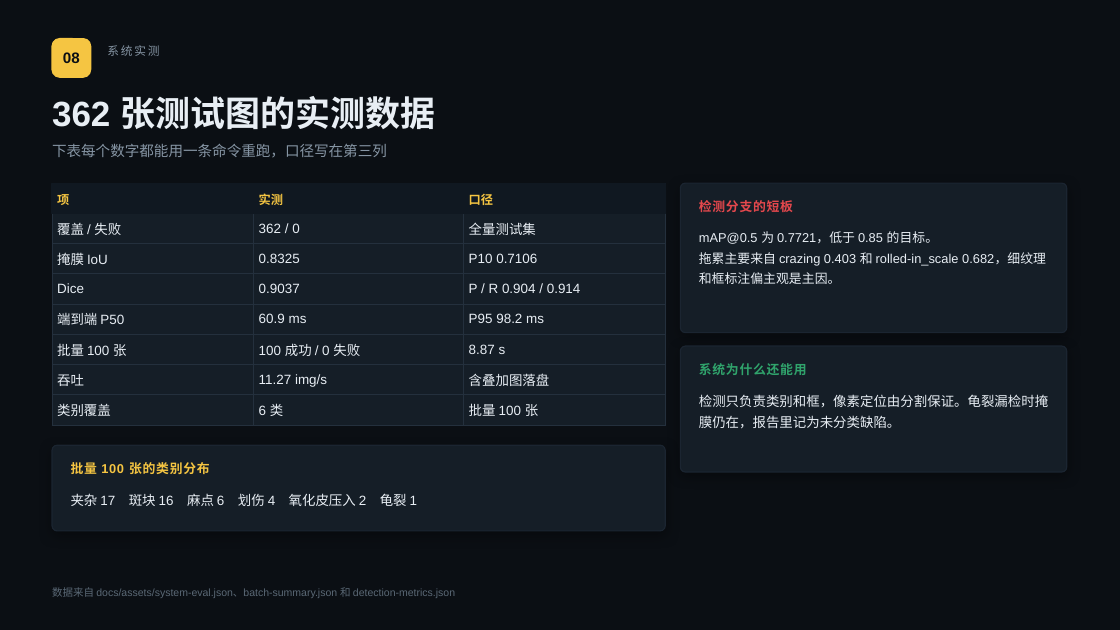
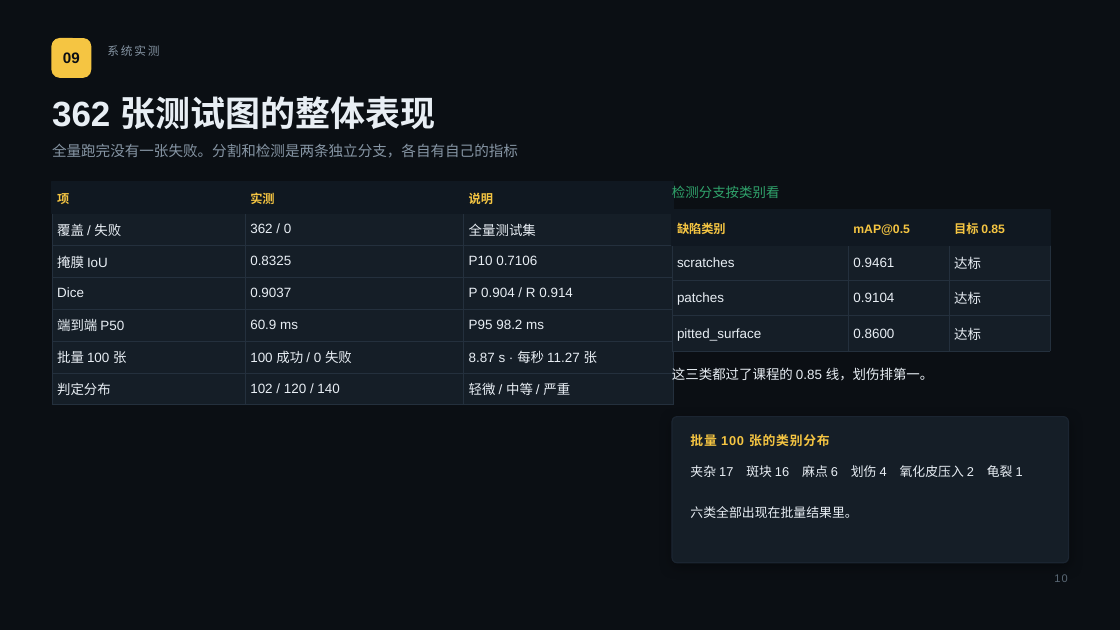
Before and after one commit to relight-developer/GLIDE-Net, a slide deck: slide 10 of docs/slides.pptx (slide 9 before the commit). Drawn at 1120x630 pixels with LibreOffice and Linux fonts; fonts in the diff are those of the drawing. Boxes give left, top, right and bottom in pixels: in the first picture for what was removed or moved away, otherwise in the second. Text is boxed around its words. In the diff, an @@ line names an element or a change of style, - is before the commit and + after.

Commit message:
feat(slides): 加前端界面页，检测页只摆达标的三个类别，页序改为 14 页

```diff
--- a/docs/slides.pptx
+++ b/docs/slides.pptx
@@ text at (x1=52, y1=96, x2=435, y2=129): text changed @@
-362 张测试图的实测数据
+362 张测试图的整体表现
@@ text at (x1=52, y1=144, x2=518, y2=158): text changed @@
-下表每个数字都能用一条命令重跑，口径写在第三列
+全量跑完没有一张失败。分割和检测是两条独立分支，各自有自己的指标
@@ rectangle resized from (x1=52, y1=183, x2=665, y2=213) to (x1=52, y1=181, x2=674, y2=213) @@
@@ table at (x1=52, y1=181, x2=674, y2=399) @@
-row 1, column 3: 口径
+row 1, column 3: 说明
-row 4, column 3: P / R 0.904 / 0.914
+row 4, column 3: P 0.904 / R 0.914
-row 6: 批量 100 张 | 100 成功 / 0 失败 | 8.87 s
-row 7: 吞吐 | 11.27 img/s | 含叠加图落盘
-row 8: 类别覆盖 | 6 类 | 批量 100 张
+row 6: 批量 100 张 | 100 成功 / 0 失败 | 8.87 s · 每秒 11.27 张
+row 7: 判定分布 | 102 / 120 / 140 | 轻微 / 中等 / 严重
@@ table resized from (x1=52, y1=183, x2=665, y2=420) to (x1=52, y1=181, x2=674, y2=399) @@
@@ text "实测" moved from (x1=259, y1=193, x2=286, y2=205) to (x1=250, y1=192, x2=277, y2=204) @@
@@ text at (x1=469, y1=192, x2=496, y2=204): text changed @@
-口径
+说明
@@ text at (x1=672, y1=186, x2=779, y2=198): text changed; size 11 to 11.5 pt; text colour #E5484D to #30A46C; bold off @@
-检测分支的短板
+检测分支按类别看
@@ rounded rectangle removed at (x1=681, y1=183, x2=1067, y2=333) @@
@@ table added at (x1=672, y1=210, x2=1050, y2=345), 4 rows, 3 columns @@
+缺陷类别 | mAP@0.5 | 目标 0.85
+scratches | 0.9461 | 达标
+patches | 0.9104 | 达标
+pitted_surface | 0.8600 | 达标
@@ rectangle added at (x1=672, y1=210, x2=1050, y2=245), fill #101821, outline #101821 1 pt @@
@@ text added at (x1=677, y1=222, x2=731, y2=234), 10.5 pt, text #F5C542, bold @@
+缺陷类别
@@ text removed at (x1=699, y1=231, x2=1046, y2=284) @@
-mAP@0.5 为 0.7721，低于 0.85 的目标。
-拖累主要来自 crazing 0.403 和 rolled-in_scale 0.682，细纹理和框标注偏主观是主因。
@@ text added at (x1=853, y1=224, x2=914, y2=235), 10.5 pt, text #F5C542, bold @@
+mAP@0.5
@@ text added at (x1=954, y1=222, x2=1005, y2=234), 10.5 pt, text #F5C542, bold @@
+目标 0.85
@@ text added at (x1=672, y1=365, x2=933, y2=383), 11.5 pt, text #E8EEF4 @@
+这三类都过了课程的 0.85 线，划伤排第一。
@@ text removed at (x1=699, y1=363, x2=807, y2=375) @@
-系统为什么还能用
@@ rounded rectangle resized from (x1=681, y1=346, x2=1067, y2=472) to (x1=672, y1=417, x2=1069, y2=563) @@
@@ rounded rectangle at (x1=672, y1=417, x2=1069, y2=563): proportions changed @@
@@ text removed at (x1=699, y1=394, x2=1048, y2=428) @@
-检测只负责类别和框，像素定位由分割保证。龟裂漏检时掩膜仍在，报告里记为未分类缺陷。
@@ rounded rectangle removed at (x1=52, y1=445, x2=665, y2=531) @@
@@ text "批量 100 张的类别分布" moved from (x1=71, y1=462, x2=210, y2=474) to (x1=690, y1=434, x2=830, y2=446) @@
@@ text at (x1=690, y1=465, x2=1023, y2=477): size 11.5 to 11 pt in "夹杂 17 斑块 16 麻点 6 划伤 ..." @@
@@ text "夹杂 17 斑块 16 麻点 ..." moved from (x1=71, y1=493, x2=417, y2=506) to (x1=690, y1=465, x2=1023, y2=518) @@
@@ text at (x1=690, y1=506, x2=857, y2=518): paragraph added @@
+六类全部出现在批量结果里。
@@ text removed at (x1=52, y1=587, x2=455, y2=598) @@
-数据来自 docs/assets/system-eval.json、batch-summary.json 和 detection-metrics.json
@@ text added at (x1=1054, y1=574, x2=1067, y2=582), 9.5 pt, text #5A6875 @@
+10
```
Also in this commit, not shown: 10 other slides changed, 3 slides added, 2 slides removed, 13 other files.
